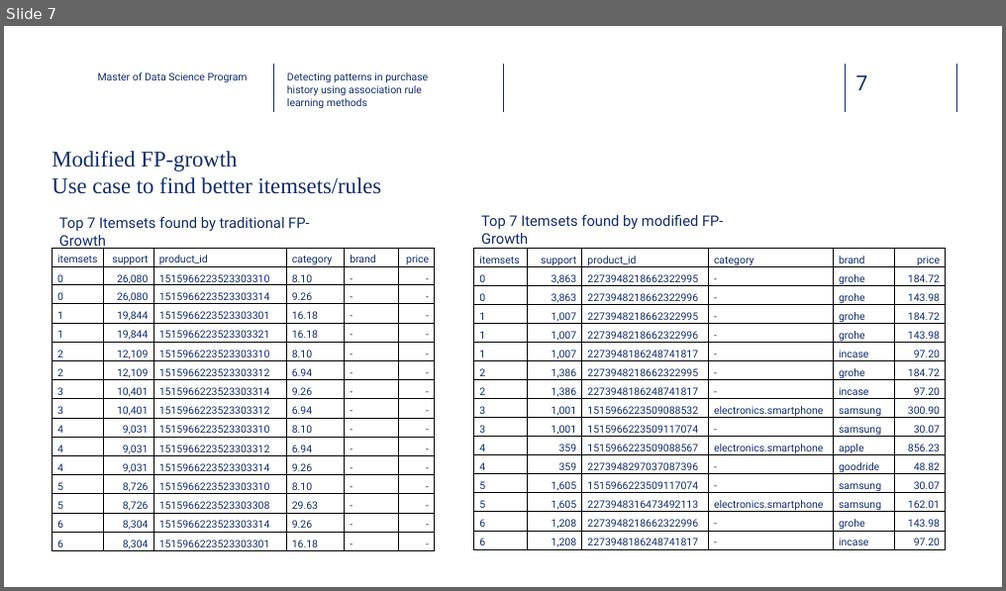
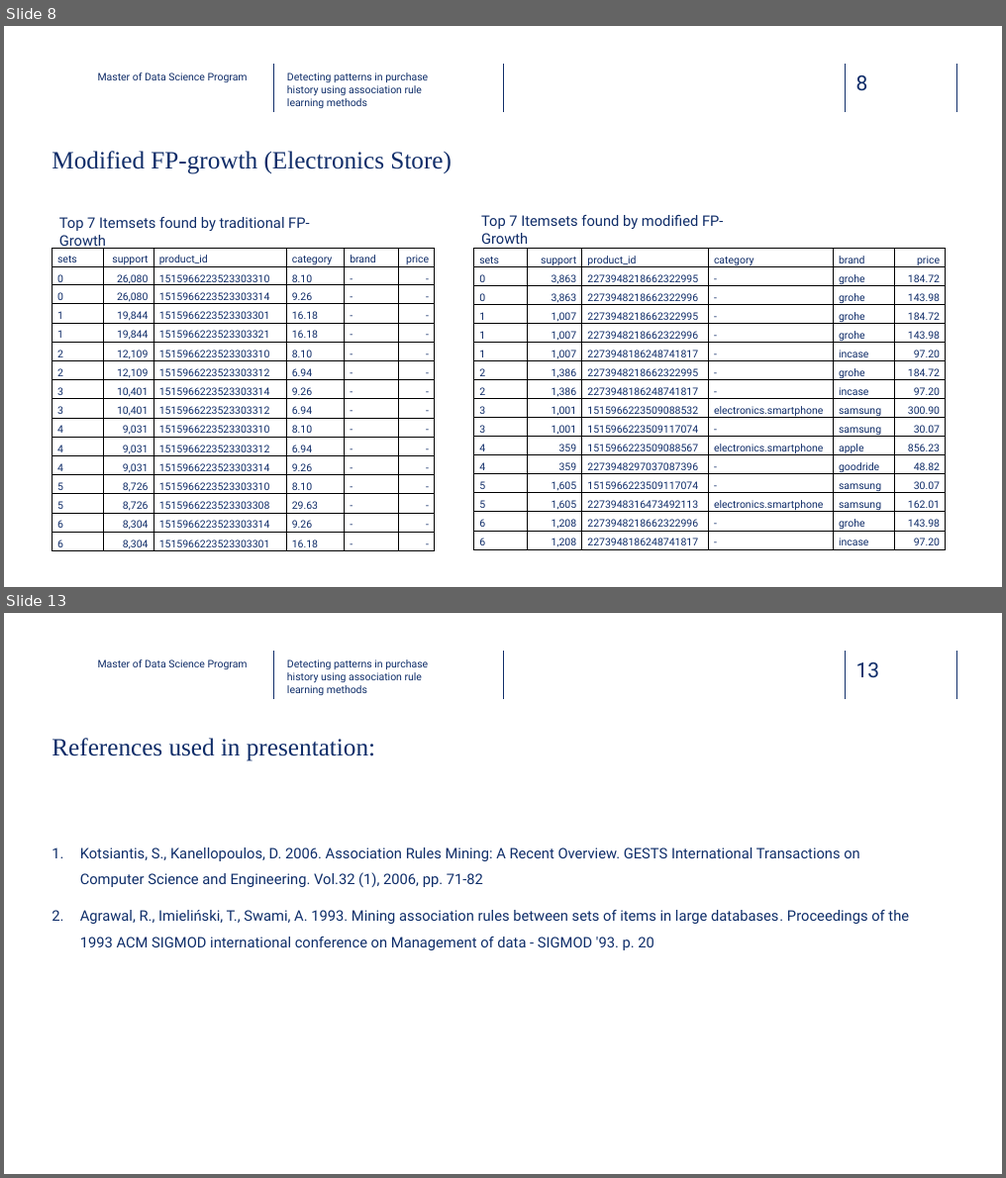
Before and after one commit to dawei7/Detecting-patterns-in-purchase-history-using-association-rule-learning-methods, a slide deck: MasterThesis/Presentation_Detecting-patterns-in-purchase-history-using-association-rule-learning-methods_latest.pptx. Shown one above the other, each under a label of ours: slide 7 before the commit, slides 8 and 13 after it; the slides between them are not shown. The pictures are 1006x591 and 1006x1178 pixels, drawn with LibreOffice and Linux fonts; fonts in the diff are those of the drawing; background and template pictures are left out. Boxes give left, top, right and bottom in pixels: in the first picture for what was removed or moved away, otherwise in the second. Text is boxed around its words. In the diff, an @@ line names an element or a change of style, - is before the commit and + after.

```diff
--- a/MasterThesis/Presentation_Detecting-patterns-in-purchase-history-using-association-rule-learning-methods_latest.pptx
+++ b/MasterThesis/Presentation_Detecting-patterns-in-purchase-history-using-association-rule-learning-methods_latest.pptx
@@ slide 13 added at (x1=4, y1=613, x2=1002, y2=1174), background picture (left out); not listed: 5 template elements that a slide beside it also shows @@
@@ text added at (x1=98, y1=660, x2=248, y2=669), 10 pt, text #0F2C68 @@
+Master of Data Science Program
@@ text added at (x1=287, y1=660, x2=428, y2=695), 10 pt, text #0E2D69 @@
+Detecting patterns in purchase history using association rule learning methods
@@ title added at (x1=52, y1=738, x2=375, y2=761), 24 pt, text #0F2C68 @@
+References used in presentation:
@@ text added at (x1=80, y1=848, x2=909, y2=951), 14 pt, text #0E2D69 @@
+1. Kotsiantis, S., Kanellopoulos, D. 2006. Association Rules Mining: A Recent Overview. GESTS International Transactions on Computer Science and Engineering. Vol.32 (1), 2006, pp. 71-82
+2. Agrawal, R., Imieliński, T., Swami, A. 1993. Mining association rules between sets of items in large databases. Proceedings of the 1993 ACM SIGMOD international conference on Management of data - SIGMOD '93. p. 20
@@ what was slide 7 is now slide 8 @@
@@ slide 8 changed as well @@
@@ page number at (x1=856, y1=76, x2=868, y2=91): text changed @@
-7
+8
@@ title at (x1=52, y1=151, x2=451, y2=174): text changed; size 21.6 to 24 pt @@
-Modified FP-growth
-Use case to find better itemsets/rules
+Modified FP-growth (Electronics Store)
@@ table at (x1=52, y1=249, x2=434, y2=554) @@
-row 1, column 1: itemsets
+row 1, column 1: sets
@@ table at (x1=474, y1=249, x2=946, y2=552) @@
-row 1, column 1: itemsets
+row 1, column 1: sets
```
Also in this commit, not shown: 7 other slides changed, 4 other slides added, 2 slides removed, 5 other files.
